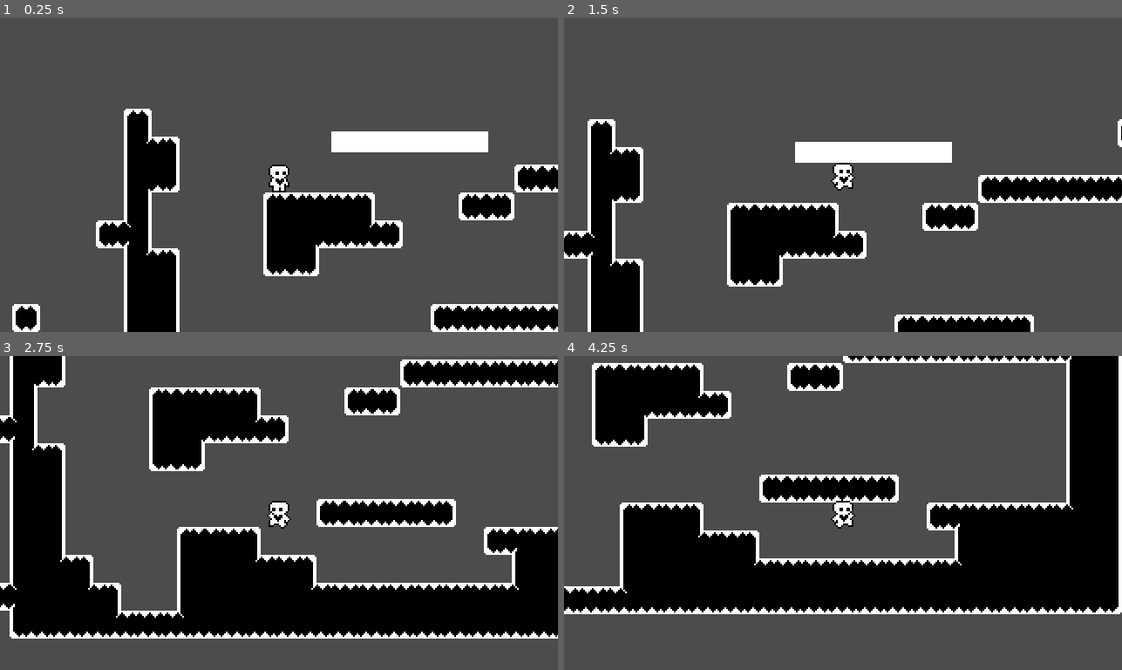
Above: before the commit, frames 1-4 (two rows, left to right).
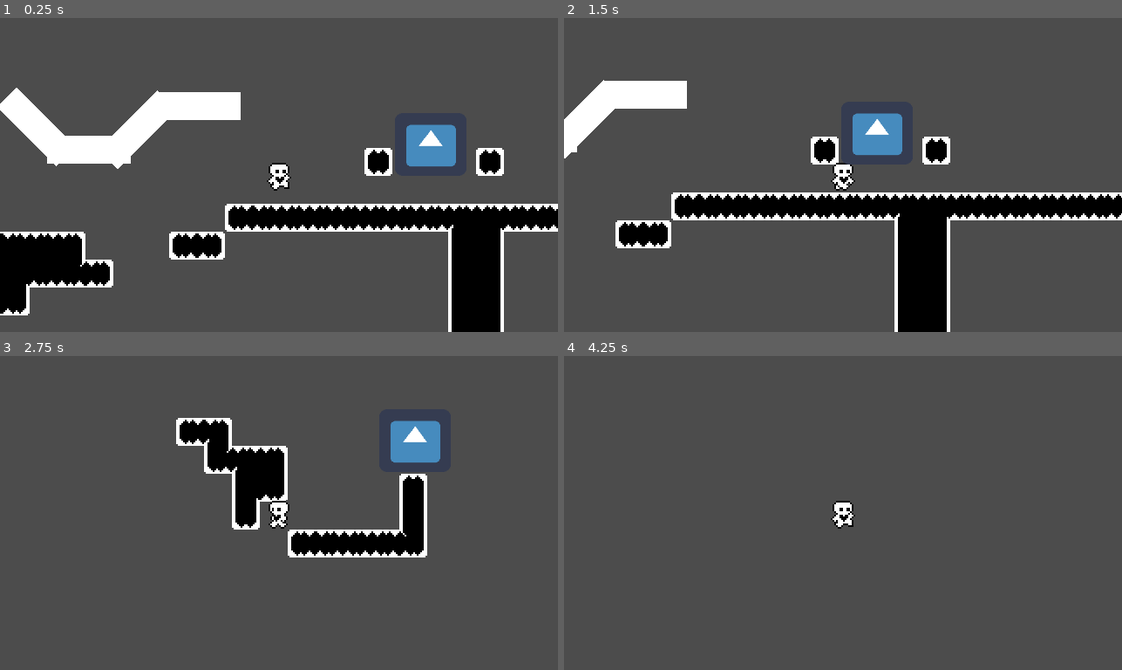
Above: after the commit, the same moments.

Repository: avilches/BetauerGodotTools
Game: Godot game, scene res://Worlds/World1.tscn
Two runs of this game, one before a commit and one after it. Both use one fixed random seed, a clock stepped at 60 frames per second and the inputs below. The engine's default icon, where the game draws it, is replaced by a stand-in: a white triangle on a blue panel in a dark square.
Inputs:
- Up to frame 1 (0.25 s): no input
- Up to frame 2 (1.5 s): hold Right (ui_right) from 0.53 s (still down); tap Up (ui_up) at 0.6, 0.77, 1.07, 1.35 s
- Up to frame 3 (2.75 s): tap Up (ui_up) at 1.52, 1.82, 2.1 s; release Right (ui_right) at 2.03 s; hold Left (ui_left) from 2.03 s (still down)
- Up to frame 4 (4.25 s): release Left (ui_left) at 2.78 s; hold Right (ui_right) from 2.78 s (still down); tap Up (ui_up) at 2.85, 3.02, 3.32, 3.6, 3.77, 4.07 s

The runs differ from the first frame. In frame 1, 29% of the frame differs, in the area x 0-100%, y 22-100%; in frame 2, 27%; in frame 3, 45%, in the area x 0-100%, y 0-90%; in frame 4, 40%.

Commit message:
Better logs and player movement configuration

Diff:
--- a/Scenes/Player.gd
+++ b/Scenes/Player.gd
@@ -4,11 +4,21 @@
 # TODO: permitir pulsar el salto 0.2 segundos antes de llegar al suelo
 # TODO: efectos
 
-const ACCELERATION = 3
-const MAX_SPEED = 80
-const MAX_FALLING_SPEED = 300
-const FRICTION = 9
-const AIR_RESISTANCE = 0
+const DEBUG_MAX_SPEED = false
+const DEBUG_MOTION = false
+const TIME_TO_MAX_SPEED = 0.2         # seconds to reach the max speed 0=immediate
+const MAX_SPEED = 80                  # pixels/seconds
+const STOP_IF_SPEED_IS_LESS_THAN = 20 # pixels/seconds
+const MAX_FALLING_SPEED = 300         #
+
+const FRICTION = 0.9                # 0=stop 0.9=10%/frame 0.99=ice!!
+const AIR_RESISTANCE = 0.95
+const FLOOR = Vector2.UP
+const SNAP_DIRECTION = Vector2.DOWN
+const SNAP_LENGTH = 15
+
+const stop_on_slopes = true
+
 #const GRAVITY = 920
 #const JUMP_FORCE = 368
 var jumpHeight:float = 52;
@@ -16,6 +26,7 @@
 
 onready var GRAVITY = (2 * jumpHeight) / pow(timeToJumpApex, 2)
 onready var JUMP_FORCE = GRAVITY * timeToJumpApex;
+onready var ACCELERATION = MAX_SPEED*1000 if TIME_TO_MAX_SPEED == 0 else MAX_SPEED/TIME_TO_MAX_SPEED
 
 
 #The likely source of your problem is the combination of _physics_process and
@@ -42,20 +53,14 @@
 func _process(delta):
 	x_input = Input.get_action_strength("ui_right") - Input.get_action_strength("ui_left");
 
+var lastPos = 0
 func lateral_movement(delta):
 	if x_input != 0:
-
-		if ACCELERATION == 0: # alcanza la velocidad maxima instantaneamente
-
-			motion.x = x_input * MAX_SPEED;
-		else: # acelera poco a poco
-			var ACC = ACCELERATION
-			if sign(motion.x) != sign(x_input): # si cambia de direccion de repente...
-				# esto hace que se puede cambiar de direccion sin esperar a que decelere
-				motion.x = x_input * ACC
-			else:
-				motion.x += x_input * ACC
-
+		if sign(motion.x) != sign(x_input): # si cambia de direccion de repente...
+			# esto hace que se puede cambiar de direccion sin esperar a que decelere
+			motion.x = x_input * ACCELERATION * delta
+		else:
+			motion.x += x_input * ACCELERATION * delta
 		if abs(motion.x) >= MAX_SPEED:
 			# test para saber cuando llega a la maxima velocidad
 			animationPlayer.play("Run")
@@ -64,22 +69,30 @@
 	else:
 		# para suavamente
 		animationPlayer.play("Stand")
-		if is_on_floor():
-			#print(FRICTION * delta, ' - ', FRICTION / 60.0)
-			motion.x = lerp(motion.x, 0, FRICTION * delta)
+		if abs(motion.x) < STOP_IF_SPEED_IS_LESS_THAN:
+			motion.x = 0
 		else:
-			motion.x = lerp(motion.x, 0, AIR_RESISTANCE * delta)
+			if is_on_floor():
+				motion.x *= FRICTION
+			else:
+				motion.x *= AIR_RESISTANCE
 
 func jump(delta):
 	if is_on_floor():
 		if Input.is_action_just_pressed("ui_up"):
 			motion.y = -JUMP_FORCE
+			return Vector2.ZERO
 		#if Input.is_action_just_pressed("ui_down"):
 	else:
 		animationPlayer.play("Jump")
 		if Input.is_action_just_released("ui_up") and motion.y < -JUMP_FORCE/2:
 			motion.y = -JUMP_FORCE/2
+	return SNAP_DIRECTION * SNAP_LENGTH
 
+# Debug the motion change
+var lastMotion = Vector2.ZERO
+
+var lastStart = Vector2.ZERO
 func _physics_process(delta):
 	# delta is 1/60 = 0.01666 aprox
 	# x * delta -> x / 60, move_and_slide no debe usar tiempos modificados con delta
@@ -87,8 +100,32 @@
 	lateral_movement(delta)
 	jump(delta)
 
-	motion.y += (GRAVITY / 60)
+	var snap_vector = jump(delta)
+
+	motion.y += (GRAVITY * delta)
 	motion.x = clamp(motion.x, -MAX_SPEED, MAX_SPEED)
 	motion.y = min(motion.y, MAX_FALLING_SPEED) # avoid gravity continue forever in free fall
-	motion = move_and_slide(motion, Vector2.UP)
-	x_input = 0;
+
+	if DEBUG_MAX_SPEED:
+		if motion.x != 0:
+			if lastMotion.x == 0:
+				lastStart = OS.get_ticks_msec()
+				lastPos = get_position().x
+			else:
+				var elapsed = OS.get_ticks_msec() - lastStart
+				if elapsed > 1000 && lastPos != 0:
+					var distance = str(get_position().x - lastPos)
+					print("Moved from "+str(get_position().x)+" to "+str(lastPos)+": "+str(distance)+"/second")
+					lastStart = OS.get_ticks_msec()
+					lastPos = get_position().x
+		else:
+			lastPos = 0
+
+	if DEBUG_MOTION && (lastMotion.x != motion.x || lastMotion.y != motion.y): print(motion)
+
+	lastMotion = motion
+	var remainder = move_and_slide_with_snap(motion, snap_vector, FLOOR, stop_on_slopes)
+	motion.y = remainder.y # this line stops the gravity accumulation
+	if (!stop_on_slopes):
+		motion.x = remainder.x
+	x_input = 0
--- a/Worlds/World1.tscn
+++ b/Worlds/World1.tscn
@@ -6,15 +6,15 @@
 [ext_resource path="res://Tilemaps/MyTileMap.tscn" type="PackedScene" id=5]
 
 [sub_resource type="RectangleShape2D" id=1]
-extents = Vector2( 45, 6 )
+extents = Vector2( 24, 8 )
 
 [node name="World1" type="Node2D"]
 
 [node name="MyTileMap" parent="." instance=ExtResource( 5 )]
-tile_data = PoolIntArray( 0, 0, 3, 19, 0, 196611, 23, 0, 3, 65536, 0, 131076, 65537, 0, 2, 65558, 0, 0, 65559, 0, 131079, 131072, 0, 65540, 131073, 0, 131074, 131086, 0, 196608, 131087, 0, 196609, 131088, 0, 196609, 131089, 0, 196609, 131090, 0, 196609, 131091, 0, 196609, 131092, 0, 196609, 131093, 0, 196609, 131094, 0, 262150, 131095, 0, 65538, 196608, 0, 65539, 196613, 0, 0, 196614 …(2146 unchanged characters)…
+tile_data = PoolIntArray( 0, 0, 3, 19, 0, 196611, 23, 0, 196611, 65536, 0, 131076, 65537, 0, 2, 65574, 0, 3, 131072, 0, 65540, 131073, 0, 131074, 131086, 0, 196608, 131087, 0, 196609, 131088, 0, 196609, 131089, 0, 196609, 131090, 0, 196609, 131091, 0, 196609, 131092, 0, 196609, 131093, 0, 196609, 131094, 0, 6, 131095, 0, 5, 131096, 0, 196609, 131097, 0, 196609, 131098, 0, 196609, 131099, 0, 196609, 131100, 0, 196609, 131101, 0, 196609, 131102, 0, 196609, 131103, 0, 196609, 131104, 0, 196609, 131105, 0, 196609, 131106, 0, 196609, 131107, 0, 196609, 131108, 0, 196609, 131109, 0, 196609, 131110, 0, 196615, 196608, 0, 65539, 196613, 0, 0, 196614 …(2146 unchanged characters)…
 
 [node name="Player" parent="." instance=ExtResource( 1 )]
-position = Vector2( 89, 26 )
+position = Vector2( 255, -6 )
 
 [node name="WorldComplete" parent="." instance=ExtResource( 3 )]
 position = Vector2( 340, -37 )
@@ -23,6 +23,23 @@
 [node name="Platform move" type="KinematicBody2D" parent="."]
 
 [node name="CollisionShape2D" type="CollisionShape2D" parent="Platform move"]
-position = Vector2( 164, 19 )
+position = Vector2( 146, 1 )
 shape = SubResource( 1 )
 script = ExtResource( 2 )
+
+[node name="CollisionShape2D4" type="CollisionShape2D" parent="Platform move"]
+position = Vector2( 209, -24 )
+shape = SubResource( 1 )
+script = ExtResource( 2 )
+
+[node name="CollisionShape2D2" type="CollisionShape2D" parent="Platform move"]
+position = Vector2( 174, -10 )
+rotation = -0.785398
+shape = SubResource( 1 )
+script = ExtResource( 2 )
+
+[node name="CollisionShape2D3" type="CollisionShape2D" parent="Platform move"]
+position = Vector2( 116, -12 )
+rotation = 0.785398
+shape = SubResource( 1 )
+script = ExtResource( 2 )
--- a/project.godot
+++ b/project.godot
@@ -37,6 +37,10 @@
 window/stretch/mode="2d"
 window/stretch/aspect="keep"
 
+[global]
+
+sho=false
+
 [rendering]
 
 quality/2d/use_pixel_snap=true
Renamed: Scenes/Camera2D.gd -> tools/Camera2D.gd
